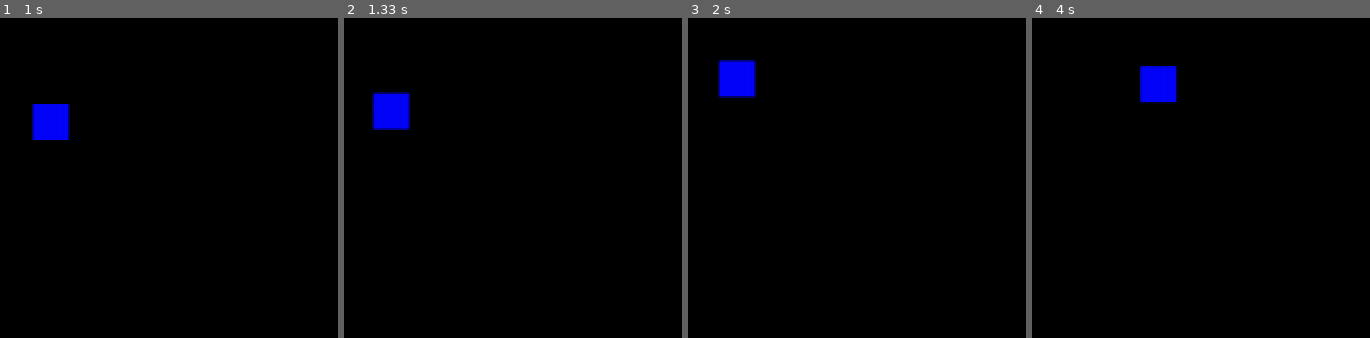
Above: before the commit, frames 1-4 (left to right).
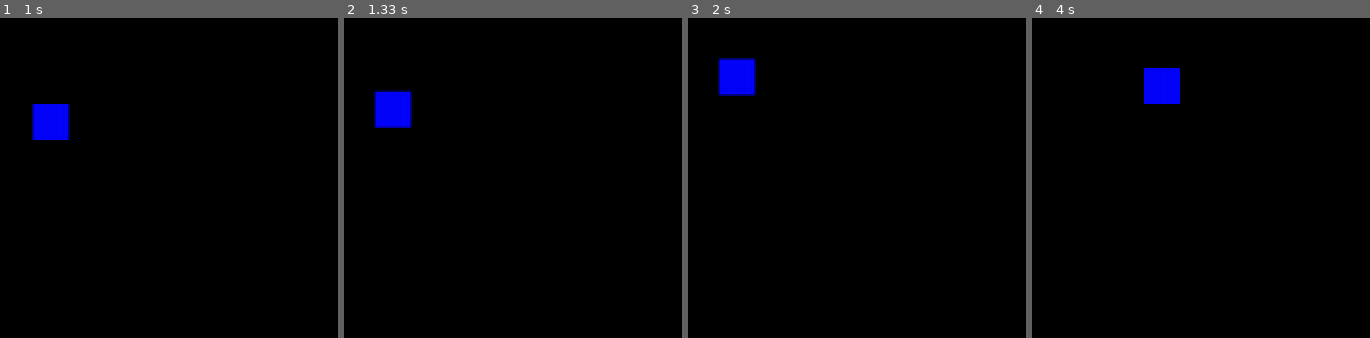
Above: after the commit, the same moments.

Repository: rukarangi/PygamePhysics
Game: pygame game, started from game.py
Two runs of this game, one before a commit and one after it. Both use one fixed random seed, a clock stepped at 60 frames per second and the inputs below.
Inputs (mouse positions are in pixels of both pictures, inside the frame that each line leads up to):
- Up to frame 1 (1 s): press the mouse at (outside the picture) at 0.37 s; move the mouse to (outside the picture) at 0.47 s; release the mouse at (outside the picture) at 0.6 s; press the mouse at (outside the picture) at 0.7 s; move the mouse to (outside the picture) at 0.8 s; release the mouse at (outside the picture) at 0.93 s
- Up to frame 2 (1.33 s): press the mouse at (outside the picture) at 1.03 s; move the mouse to (outside the picture) at 1.13 s; release the mouse at (outside the picture) at 1.27 s
- Up to frame 3 (2 s): press the mouse at (outside the picture) at 1.37 s; move the mouse to (outside the picture) at 1.47 s; release the mouse at (outside the picture) at 1.6 s; press the mouse at (outside the picture) at 1.7 s; move the mouse to (outside the picture) at 1.8 s; release the mouse at (outside the picture) at 1.93 s
- Up to frame 4 (4 s): press the mouse at (outside the picture) at 2.03 s; move the mouse to (outside the picture) at 2.13 s; release the mouse at (outside the picture) at 2.27 s; press the mouse at (outside the picture) at 2.37 s; move the mouse to (outside the picture) at 2.47 s; release the mouse at (outside the picture) at 2.6 s; press the mouse at (outside the picture) at 2.7 s; move the mouse to (outside the picture) at 2.8 s; release the mouse at (outside the picture) at 2.93 s; press the mouse at (outside the picture) at 3.03 s; move the mouse to (outside the picture) at 3.13 s; release the mouse at (outside the picture) at 3.27 s; press the mouse at (outside the picture) at 3.37 s; move the mouse to (outside the picture) at 3.47 s; release the mouse at (outside the picture) at 3.6 s; press the mouse at (outside the picture) at 3.7 s; move the mouse to (outside the picture) at 3.8 s; release the mouse at (outside the picture) at 3.93 s

Frame 1 is identical in both runs. In frame 2, 0.5% of the frame differs, in the area x 8-21%, y 22-35%; in frame 3, 0.3%; in frame 4, 0.4%.

Commit message:
Removed draw functions from loop, added draw function to handle them

Diff:
--- a/game.py
+++ b/game.py
@@ -92,6 +92,16 @@
 			modifier.y *= -1 * physicalEffects.get("elasticty")
 			coords.y = 1
 
+def drawScreen():
+	"""Fills screen and draws the box as well as the angle and aiming boxes"""
+	screen.fill((0,0,0))
+
+	pygame.draw.rect(screen, (5,5,250), testRect)
+
+	if aiming:
+		pygame.draw.rect(screen, (255,255,255), mouseRect1)
+		pygame.draw.rect(screen, (255,255,255), mouseRect2)
+		screen.blit(text, angleInfoRect)
 
 while running:
 	framecounter += 1
@@ -136,20 +146,6 @@
 		dirtyRects.append(angleInfoRect)
 
 
-	# Fill, and rect update
-
-	screen.fill((0,0,0))
-
-	dirtyRects.append(testRect)
-	testRect = pygame.Rect(coords.x,coords.y,20,20)
-	pygame.draw.rect(screen, (5,5,250), testRect)
-
-	if aiming:
-		pygame.draw.rect(screen, (255,255,255), mouseRect1)
-		pygame.draw.rect(screen, (255,255,255), mouseRect2)
-		screen.blit(text, angleInfoRect)
-
-
 	if throw:
 		mouseDistance = mouseDistances(mouse.end)
 
@@ -158,9 +154,6 @@
 		modifier.x += (mouseDistance.x / mouseDistanceReal) * throwMult * (abs(mouseDistanceReal)/200)
 		modifier.y += (mouseDistance.y / mouseDistanceReal) * throwMult * (abs(mouseDistanceReal)/200)
 
-	#print(modifier.x, modifier.y)
-
-	throw = False
 
 	applyEffects()
 	checkBorders()
@@ -168,10 +161,14 @@
 	coords.x += modifier.x / 10
 	coords.y += modifier.y / 10
 
-	# Tidy and update
+	dirtyRects.append(testRect)
+	testRect = pygame.Rect(coords.x,coords.y,20,20)
+	dirtyRects.append(testRect)
 
-	dirtyRects.append(testRect)
+
+	drawScreen()
 
 	pygame.display.update(dirtyRects)
 
+	throw = False
 	dirtyRects = []
